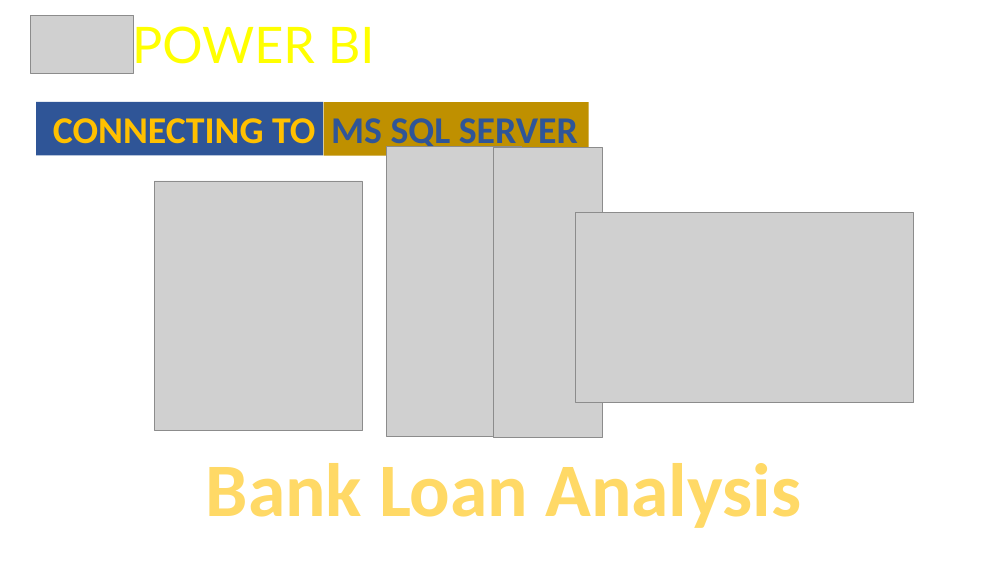
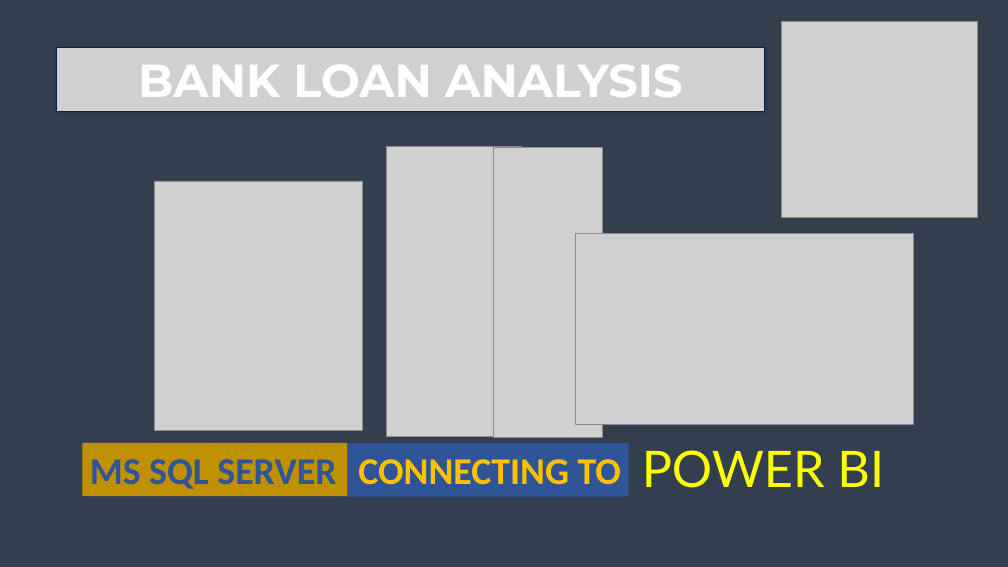
Before and after one commit to Samsgithub9635/Bank-Loan-Data-Analysis_PowerBI_and_MS-SQL-SERVER, a slide deck: slide 1 of Bank Loan Problem statement.pptx. Drawn at 1008x567 pixels with LibreOffice and Linux fonts; fonts in the diff are those of the drawing; grey boxes stand for pictures; background and template pictures are left out. Boxes give left, top, right and bottom in pixels: in the first picture for what was removed or moved away, otherwise in the second. Text is boxed around its words. In the diff, an @@ line names an element or a change of style, - is before the commit and + after.

Commit message:
modified ppt

```diff
--- a/Bank Loan Problem statement.pptx
+++ b/Bank Loan Problem statement.pptx
@@ background picture (left out) to #333F50 @@
@@ picture removed at [31, 15, 134, 73] @@
@@ picture added at [781, 21, 977, 217] @@
@@ picture added at [57, 48, 765, 111], 44 pt, text #FFFFFF, bold @@
+BANK LOAN ANALYSIS
@@ picture: place and size @@
-picture at [575, 212, 914, 403]
+picture at [575, 234, 914, 424]
@@ rectangle "MS SQL SERVER": place and size @@
-rectangle "MS SQL SERVER" at [324, 102, 588, 156]
+rectangle "MS SQL SERVER" at [82, 443, 347, 497]
@@ rectangle "CONNECTING TO": place and size @@
-rectangle "CONNECTING TO" at [36, 102, 324, 156]
+rectangle "CONNECTING TO" at [342, 443, 629, 497]
@@ text "POWER BI" rewrapped from [132, 20, 375, 72] to [642, 450, 884, 488] @@
@@ text removed at [206, 463, 801, 528] @@
-Bank Loan Analysis
```
Also in this commit, not shown: 8 other slides changed, 1 other file.
